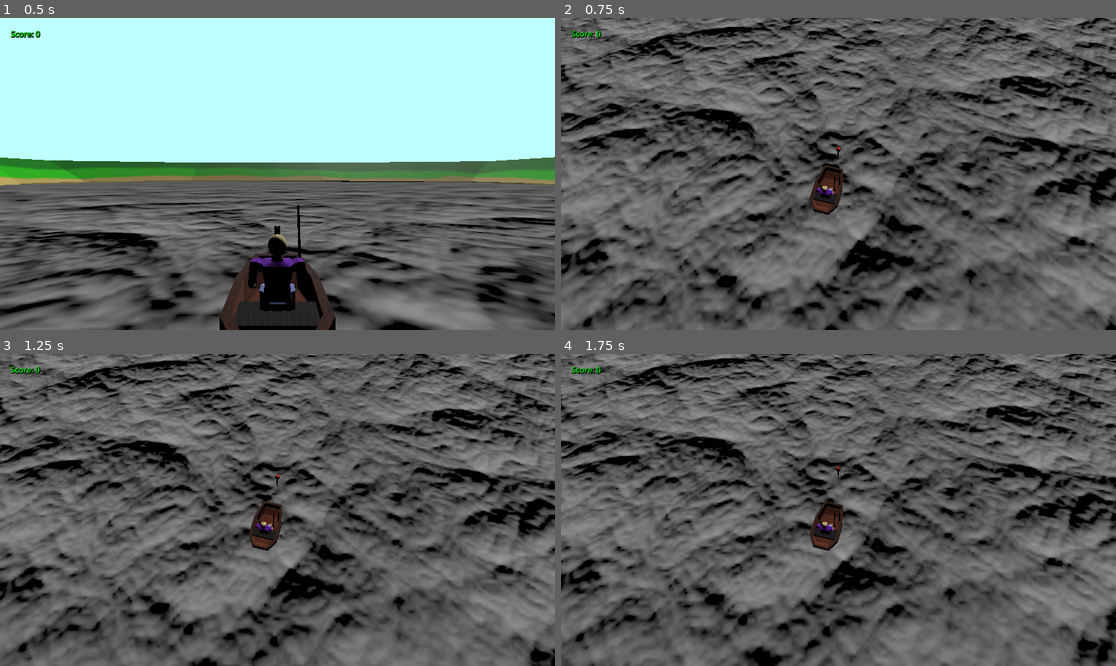
Above: before the commit, frames 1-4 (two rows, left to right).
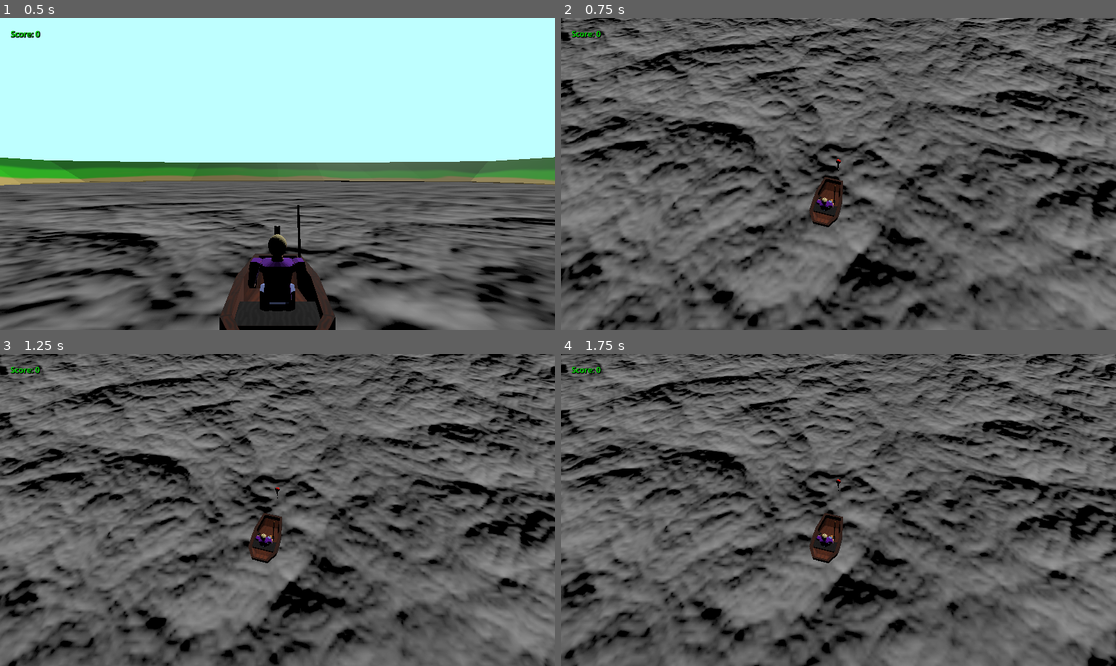
Above: after the commit, the same moments.

Repository: KristoferKoehn/CougHacks2023
Game: Godot game, scene res://Scenes/map.tscn
Same seed, same stepped clock (60 frames per second), same inputs: the game is played once before the commit and once after it.
Inputs (mouse positions are in pixels of both pictures, inside the frame that each line leads up to):
- Up to frame 1 (0.5 s): no input
- Up to frame 2 (0.75 s): tap Enter (ui_accept) at 0.5 s; move the mouse to (866, 174) at 0.52 s; hold W (move_forward) from 0.53 s (still down); tap Space (cast_line) at 0.6 s
- Up to frame 3 (1.25 s): keep holding W (move_forward); tap Enter (ui_accept) at 0.77 s
- Up to frame 4 (1.75 s): keep holding W (move_forward); move the mouse to (810, 510) at 1.27 s; tap Space (cast_line) at 1.35 s; tap Enter (ui_accept) at 1.52 s

Frame 1 is identical in both runs. In frame 2, 51% of the frame differs, in the area x 0-100%, y 0-100%; in frame 3, 50%; in frame 4, 50%.

Commit message:
last push

Diff:
--- a/Scenes/Realplayer.gd
+++ b/Scenes/Realplayer.gd
@@ -116,6 +116,9 @@
 		indicator.visible = false
 		velocity.x = move_toward(velocity.x, 0, SPEED)
 		velocity.z = move_toward(velocity.z, 0, SPEED)
+
+		#change camera
+		indicatorCam.look_at(indicator.global_position)
 		indicatorCam.set_current(not indicatorCam.current)
 
 
Not shown, added: sounds/wind.wav.import
Not shown, added: sounds/wind.wav
